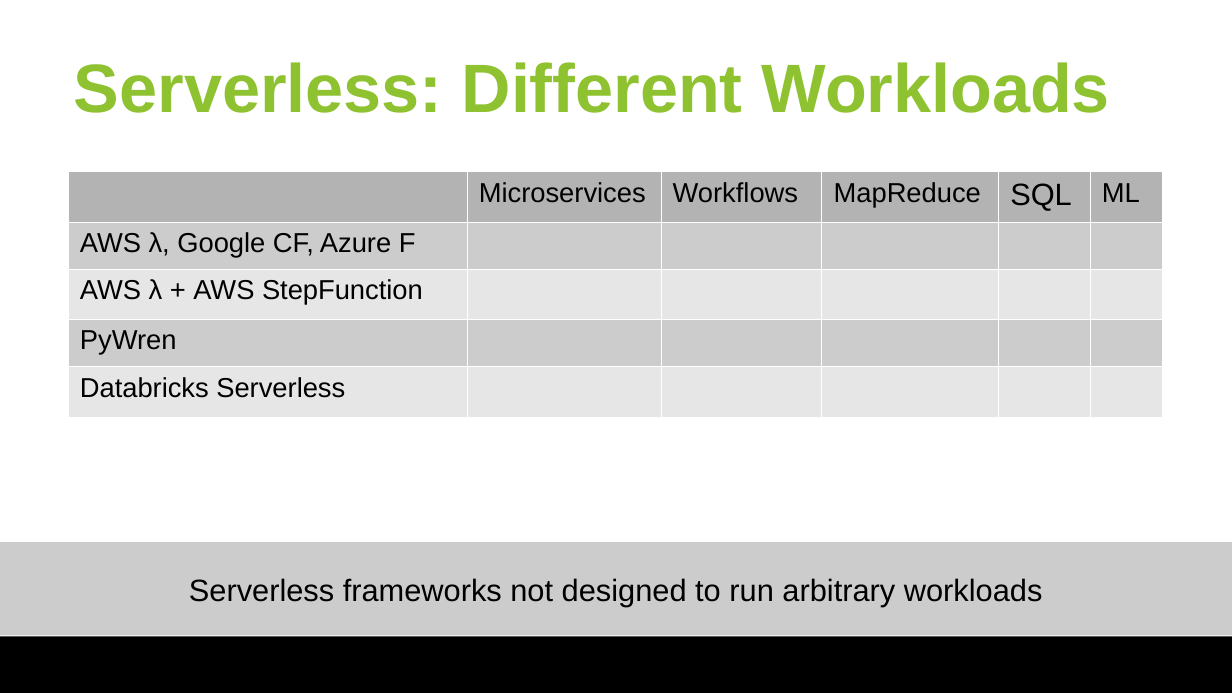
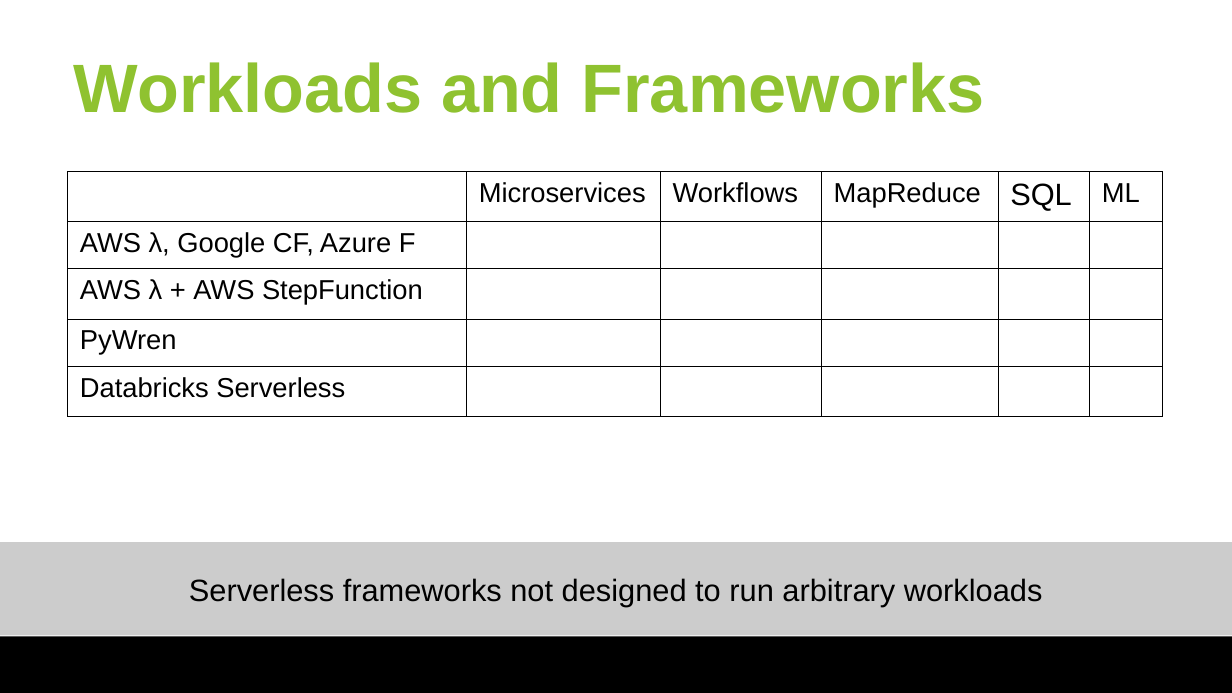
Before and after one commit to huangyibo/spark-summit-18, a slide deck: slide 11 of slides/spark-summit-18.odp. Drawn at 1232x693 pixels with LibreOffice and Linux fonts; fonts in the diff are those of the drawing; background and template pictures are left out. Boxes give left, top, right and bottom in pixels: in the first picture for what was removed or moved away, otherwise in the second. Text is boxed around its words. In the diff, an @@ line names an element or a change of style, - is before the commit and + after.

```diff
--- a/slides/spark-summit-18.odp
+++ b/slides/spark-summit-18.odp
@@ title at (74,62,985,113): text changed @@
-Serverless: Different Workloads
+Workloads and Frameworks
@@ table at (68,171,1162,416) @@
@@ fill #B3B3B3 to none in 5 cells @@
@@ fill #CCCCCC to none in 2 cells @@
@@ fill #E6E6E6 to none in 2 cells @@
@@ borders changed @@
```
Also in this commit, not shown: 1 other slide changed, 4 slides added.
